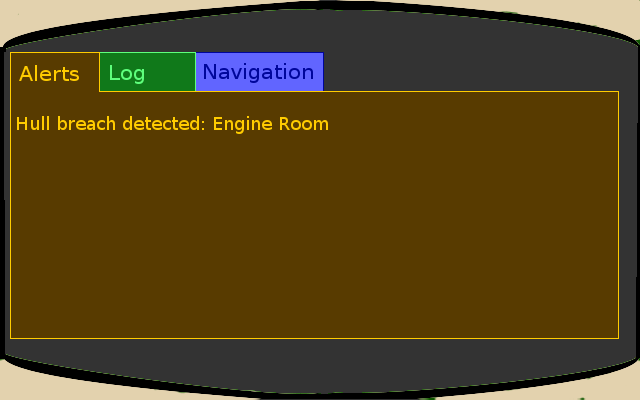
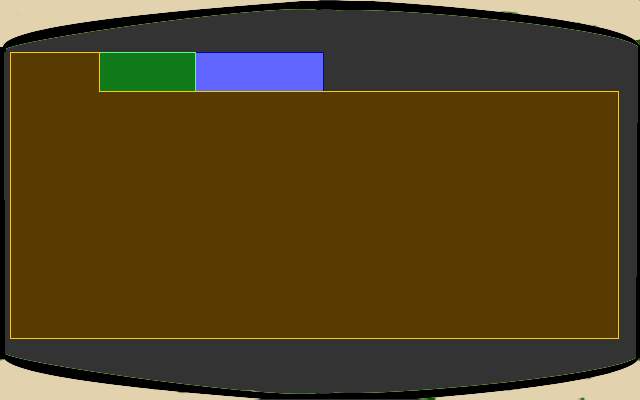
Layer changes from the first 640px x 400px image to the second:
hid "Navigation" over [204, 63, 313, 83]
hid "Log" over [110, 65, 144, 84]
hid "Alerts" over [19, 65, 79, 81]
hid "Hull breach detected: Engine R..." over [17, 116, 328, 134]
